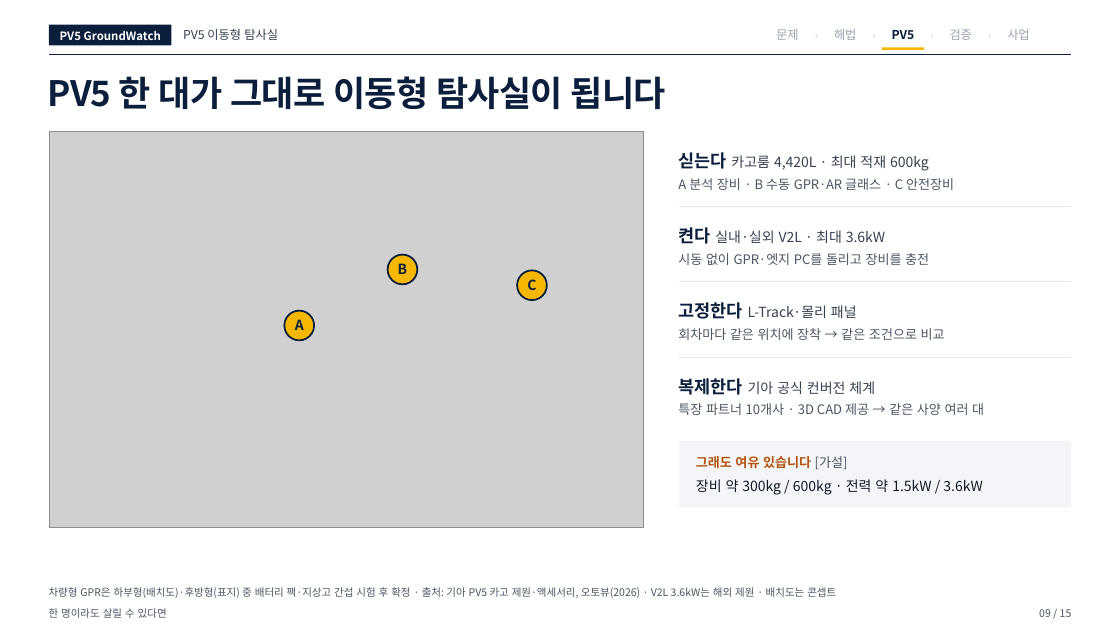
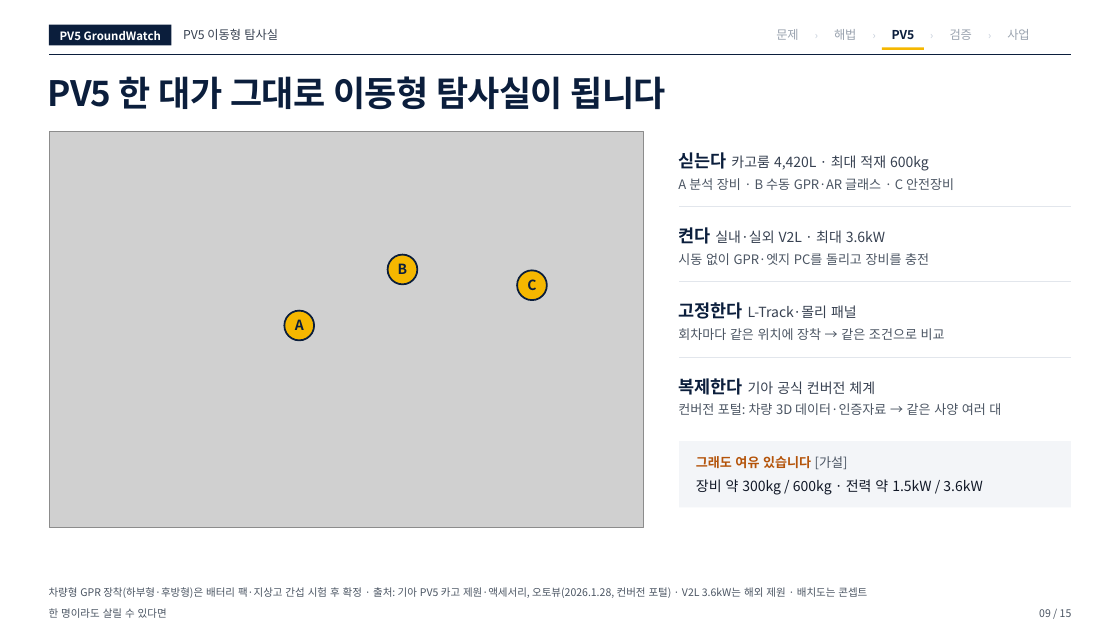
Before and after one commit to woojin-choe/pv5-hose-lab, a slide deck: slide 9 of ppt_all/PV5_GroundWatch_10_22.pptx. Drawn at 1120x630 pixels with LibreOffice and Linux fonts; fonts in the diff are those of the drawing; grey boxes stand for pictures. Boxes give left, top, right and bottom in pixels: in the first picture for what was removed or moved away, otherwise in the second. Text is boxed around its words. In the diff, an @@ line names an element or a change of style, - is before the commit and + after.

```diff
--- a/ppt_all/PV5_GroundWatch_10_22.pptx
+++ b/ppt_all/PV5_GroundWatch_10_22.pptx
@@ text at (x1=678, y1=403, x2=1001, y2=415): text changed @@
-특장 파트너 10개사 · 3D CAD 제공 → 같은 사양 여러 대
+컨버전 포털: 차량 3D 데이터·인증자료 → 같은 사양 여러 대
@@ text at (x1=49, y1=587, x2=867, y2=598): text changed @@
-차량형 GPR은 하부형(배치도)·후방형(표지) 중 배터리 팩·지상고 간섭 시험 후 확정 · 출처: 기아 PV5 카고 제원·액세서리, 오토뷰(2026) · V2L 3.6kW는 해외 제원 · 배치도는 콘셉트
+차량형 GPR 장착(하부형·후방형)은 배터리 팩·지상고 간섭 시험 후 확정 · 출처: 기아 PV5 카고 제원·액세서리, 오토뷰(2026.1.28, 컨버전 포털) · V2L 3.6kW는 해외 제원 · 배치도는 콘셉트
```
Also in this commit, not shown: 9 other slides changed, 29 other files.
